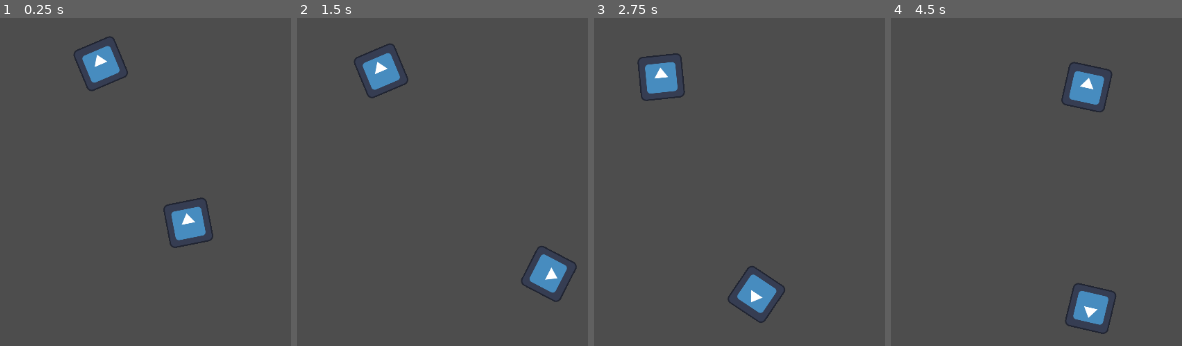
Above: before the commit, frames 1-4 (left to right).
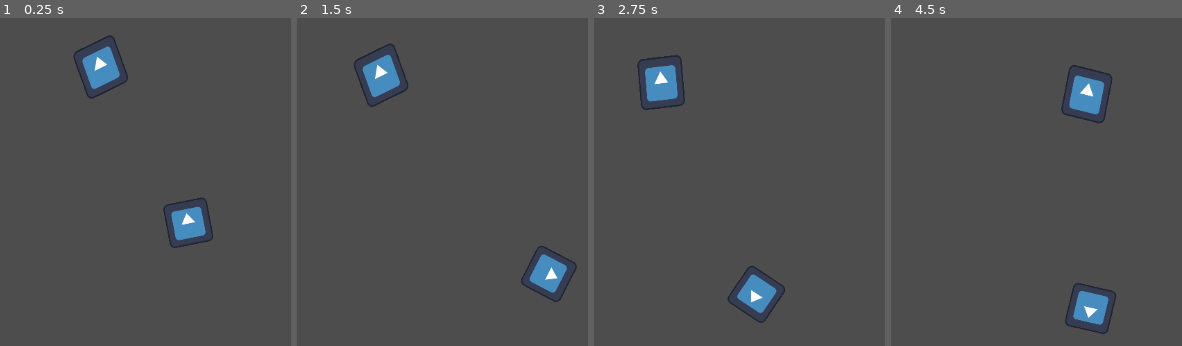
Above: after the commit, the same moments.

Repository: Cyraullie/TD2D
Game: Godot game, scene res://scene.tscn
The game is run twice, just before and just after one commit, with the same random seed, the same clock (stepped at 60 frames per second) and the same inputs. The engine's default icon, where the game draws it, is replaced by a stand-in: a white triangle on a blue panel in a dark square.
Inputs:
- Up to frame 1 (0.25 s): no input
- Up to frame 2 (1.5 s): no input
- Up to frame 3 (2.75 s): no input
- Up to frame 4 (4.5 s): no input

The runs differ from the first frame. In frame 1, 0.7% of the frame differs, in the area x 25-44%, y 5-25%; in frame 2, 0.9%; in frame 3, 0.9%; in frame 4, 1.1%, in the area x 58-76%, y 13-33%.

Commit message:
add version of godot

Diff:
--- a/project.godot
+++ b/project.godot
@@ -15,6 +15,10 @@
 config/features=PackedStringArray("4.2", "GL Compatibility")
 config/icon="res://icon.svg"
 
+[display]
+
+window/stretch/aspect="expand"
+
 [rendering]
 
 renderer/rendering_method="gl_compatibility"
--- a/scene.tscn
+++ b/scene.tscn
@@ -24,6 +24,8 @@
 metadata/_edit_group_ = true
 
 [node name="Path2D" type="Path2D" parent="monster"]
+position = Vector2(0, 10.0704)
+scale = Vector2(1, 1.15493)
 curve = SubResource("Curve2D_ruvb1")
 
 [node name="PathFollow2D" type="PathFollow2D" parent="monster/Path2D"]
Not shown, changed: README.md
